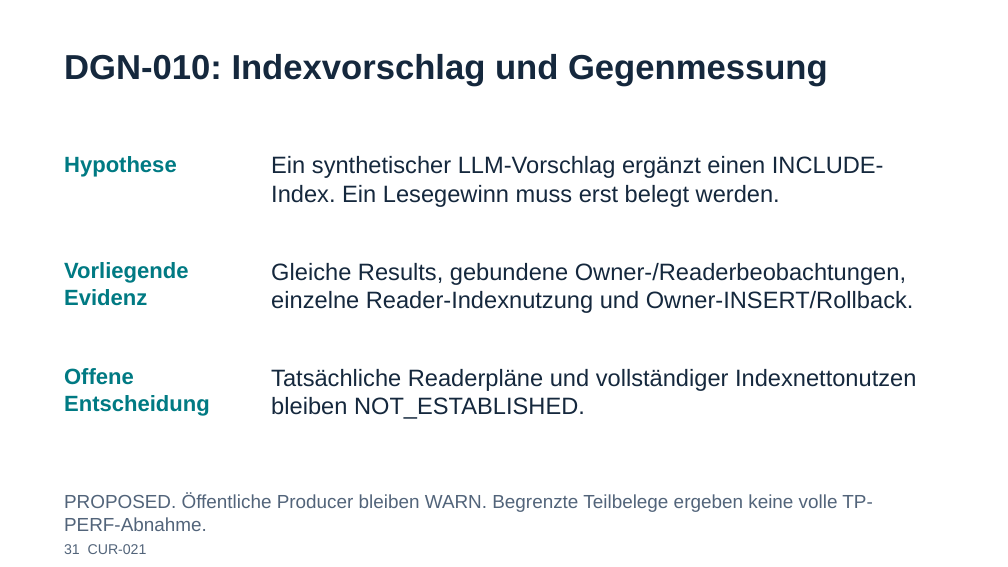
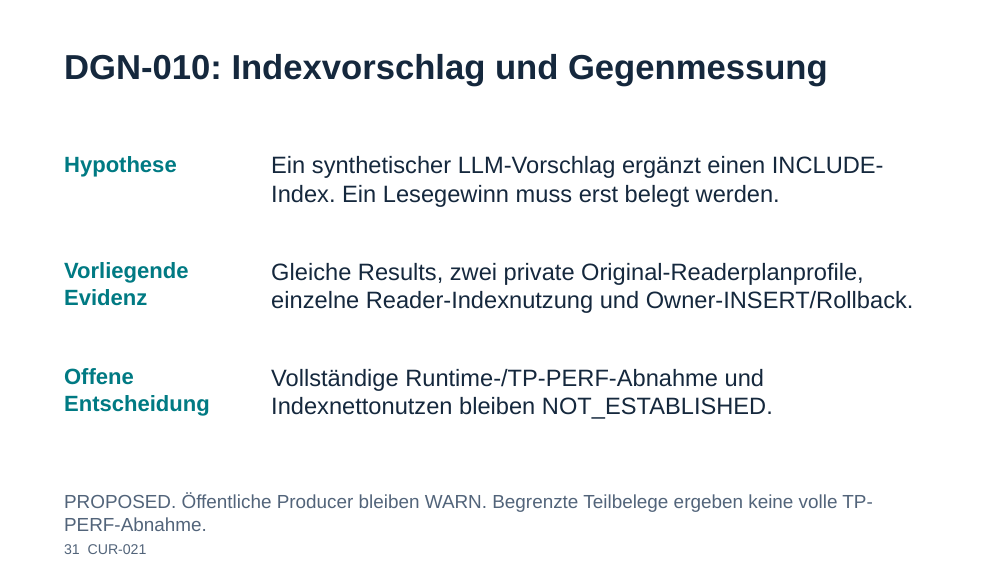
Before and after one commit to gecompat/SQL_PerformanceSchulung, a slide deck: slide 31 of Presentations/SQL_Server_2025_KI.pptx. Drawn at 1008x567 pixels with LibreOffice and Linux fonts; fonts in the diff are those of the drawing. Boxes give left, top, right and bottom in pixels: in the first picture for what was removed or moved away, otherwise in the second. Text is boxed around its words. In the diff, an @@ line names an element or a change of style, - is before the commit and + after.

Commit message:
Codex: Readerplanbeleg und kanonischen Foliensatzstatus aktualisieren

```diff
--- a/Presentations/SQL_Server_2025_KI.pptx
+++ b/Presentations/SQL_Server_2025_KI.pptx
@@ text at (x1=271, y1=263, x2=914, y2=313): text changed @@
-Gleiche Results, gebundene Owner-/Readerbeobachtungen, einzelne Reader-Indexnutzung und Owner-INSERT/Rollback.
+Gleiche Results, zwei private Original-Readerplanprofile, einzelne Reader-Indexnutzung und Owner-INSERT/Rollback.
@@ text at (x1=271, y1=369, x2=773, y2=419): text changed @@
-Tatsächliche Readerpläne und vollständiger Indexnettonutzen bleiben NOT_ESTABLISHED.
+Vollständige Runtime-/TP-PERF-Abnahme und Indexnettonutzen bleiben NOT_ESTABLISHED.
```
Also in this commit, not shown: 6 other files.
